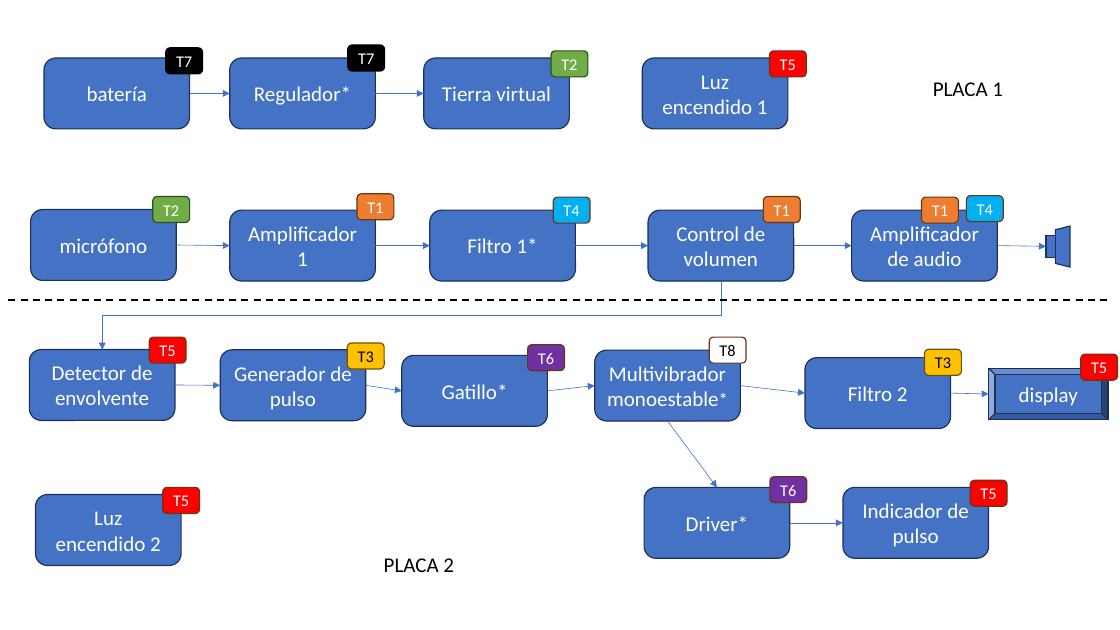
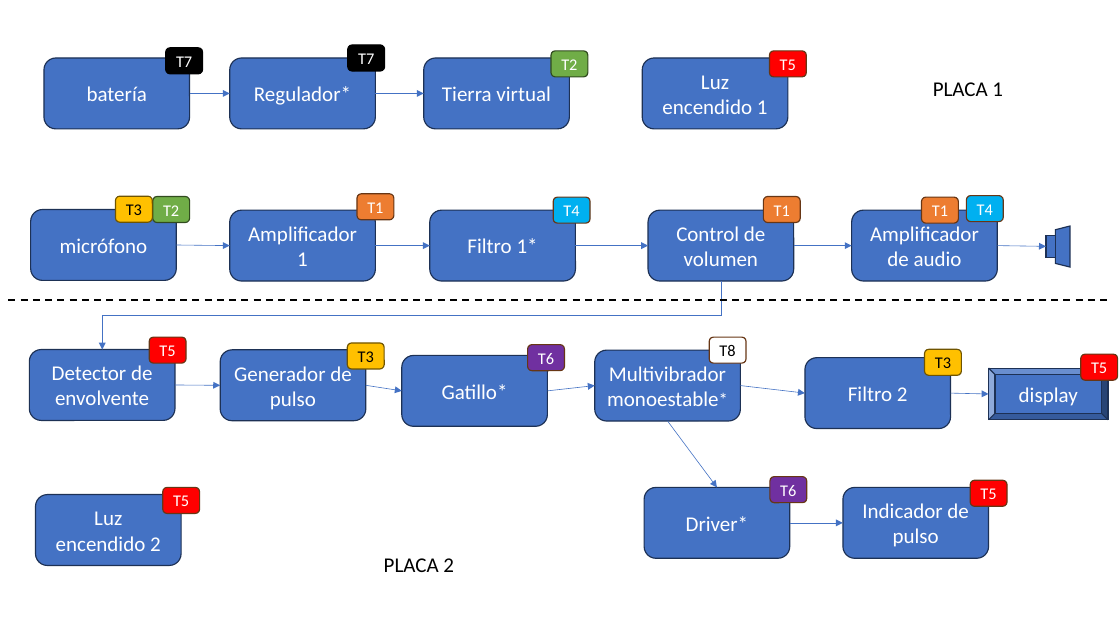
Before and after one commit to julianodb/SISTEMAS_ELECTRONICOS_PARA_INGENIERIA_BIOMEDICA, a slide deck: slide 1 of img/TX.pptx. Drawn at 1120x630 pixels with LibreOffice and Linux fonts; fonts in the diff are those of the drawing. Boxes give left, top, right and bottom in pixels: in the first picture for what was removed or moved away, otherwise in the second. Text is boxed around its words. In the diff, an @@ line names an element or a change of style, - is before the commit and + after.

```diff
--- a/img/TX.pptx
+++ b/img/TX.pptx
@@ rounded rectangle added at (x1=115, y1=197, x2=152, y2=223), fill #FFC000, outline #705400 1 pt, 14 pt, text #000000 @@
+T3
```
Also in this commit, not shown: 2 other files.
